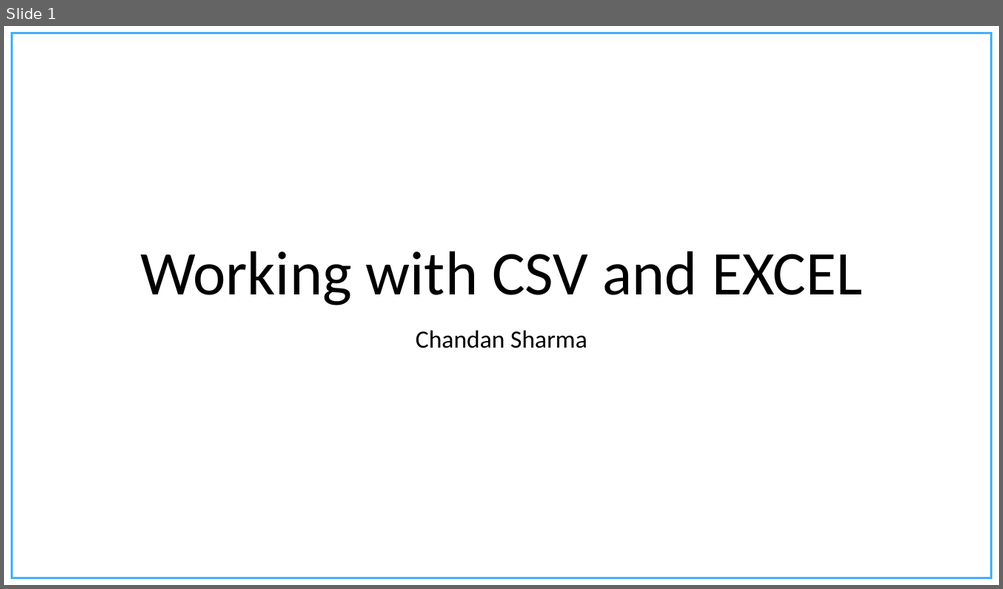
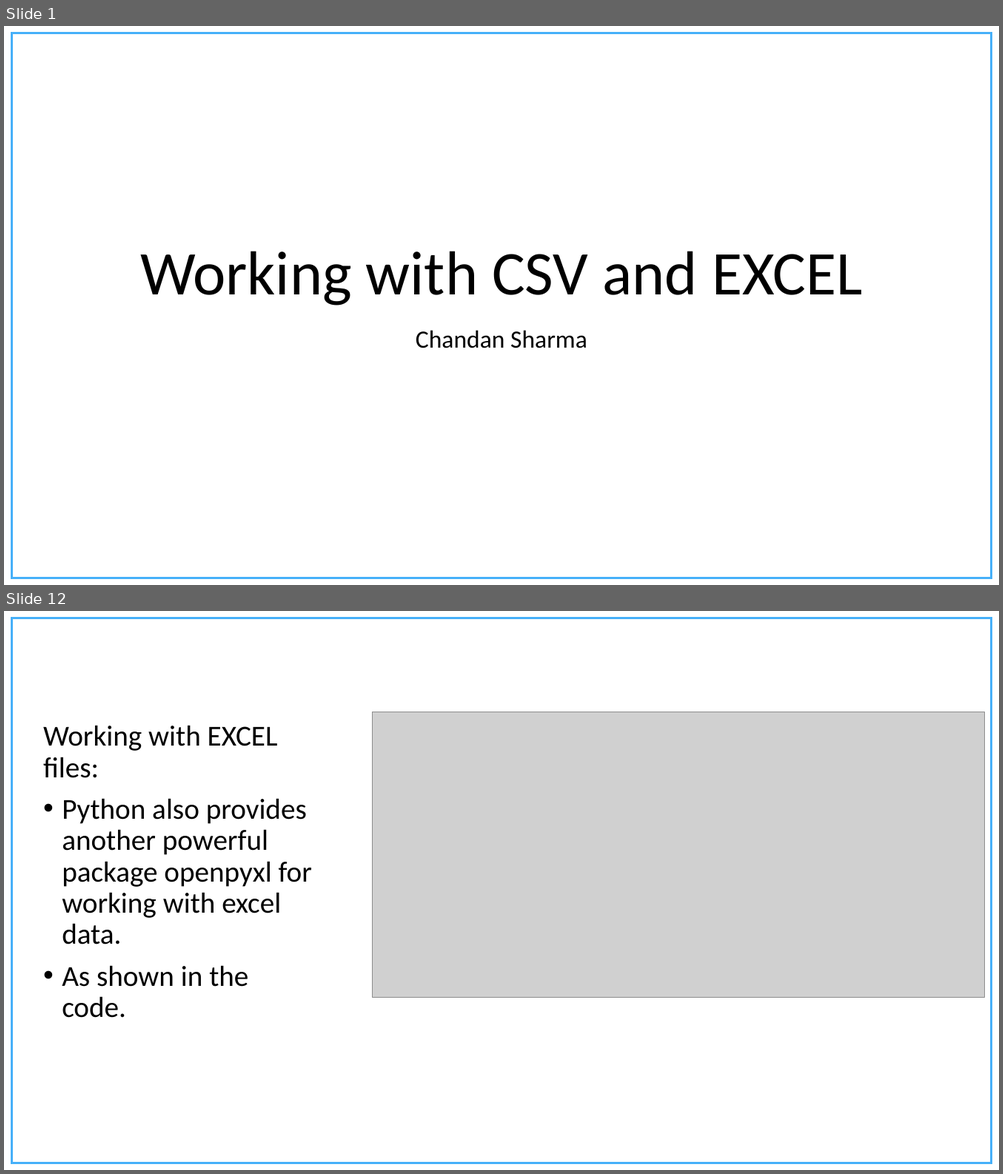
Before and after one commit to chandanNapster/PythonDevWork, a slide deck: Course Material/Presentations/Working with CSV files.pptx. Shown one above the other, each under a label of ours: slide 1 before the commit, slides 1 and 12 after it; the slides between them are not shown. The pictures are 1003x589 and 1003x1174 pixels, drawn with LibreOffice and Linux fonts; fonts in the diff are those of the drawing; grey boxes stand for pictures; background and template pictures are left out. Boxes give left, top, right and bottom in pixels: in the first picture for what was removed or moved away, otherwise in the second. Text is boxed around its words. In the diff, an @@ line names an element or a change of style, - is before the commit and + after.

Commit message:
Working with CSV and EXCEL Data

```diff
--- a/Course Material/Presentations/Working with CSV files.pptx
+++ b/Course Material/Presentations/Working with CSV files.pptx
@@ slide 12 added at (4,611,999,1170), background #FFFFFF; not listed: 1 template element that a slide beside it also shows @@
@@ picture added at (373,712,984,997) @@
@@ text added at (43,725,312,1018), 28 pt, text #000000 @@
+Working with EXCEL files:
+• Python also provides another powerful package openpyxl for working with excel data.
+• As shown in the code.
```
Also in this commit, not shown: 15 other slides added, 7 slides removed, 14 other files.
